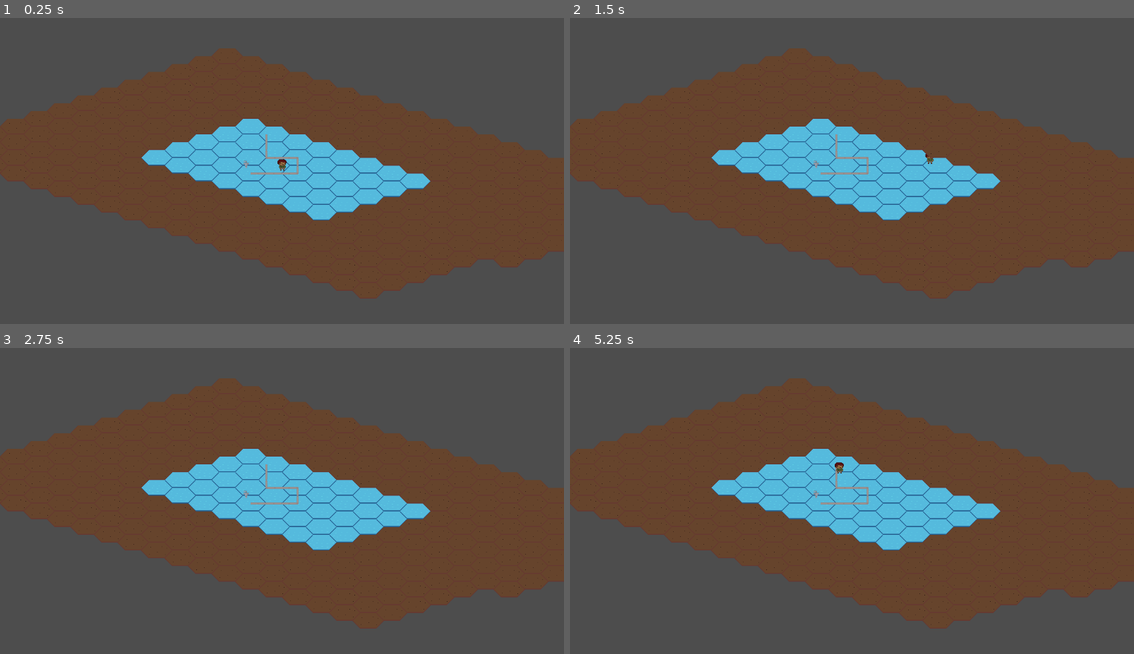
Above: before the commit, frames 1-4 (two rows, left to right).
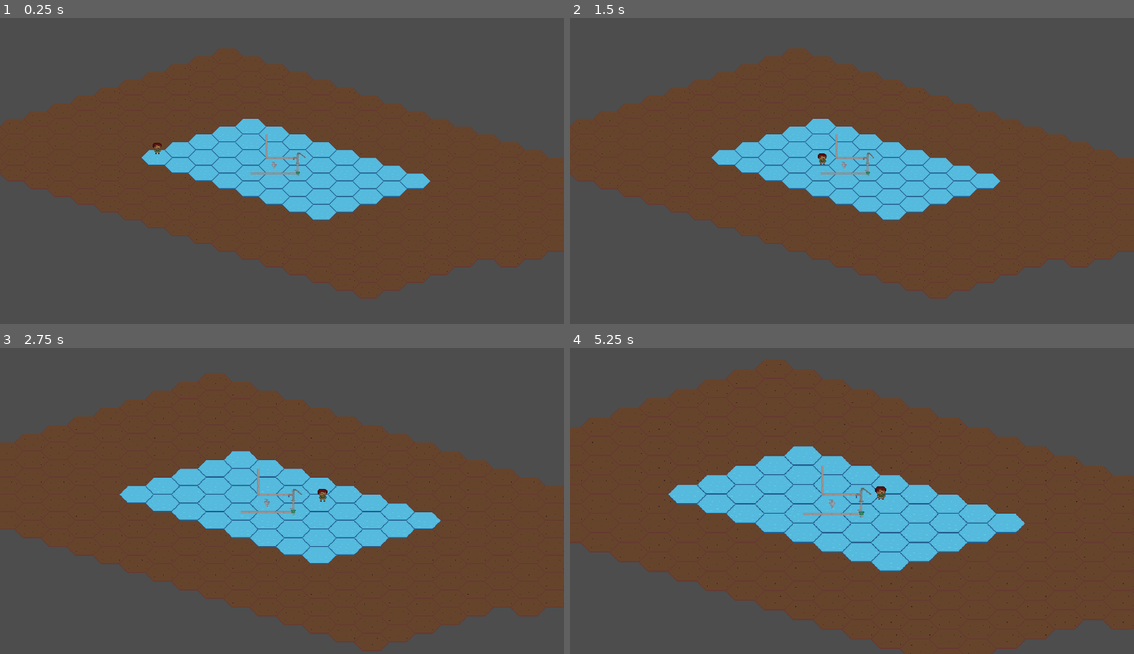
Above: after the commit, the same moments.

Repository: binarydigitz01/worldwarw_final
Game: Godot game, scene res://scenes/game/game_scene.tscn
Same seed, same stepped clock (60 frames per second), same inputs: the game is played once before the commit and once after it. The project has no main scene, so this scene is started directly.
Inputs (mouse positions are in pixels of both pictures, inside the frame that each line leads up to):
- Up to frame 1 (0.25 s): no input
- Up to frame 2 (1.5 s): move the mouse to (976, 149) at 0.52 s; hold . (multi_swipe_down_right, bound only after the commit) 0.53-1.25 s; hold Middle mouse button (multi_touch, bound only after the comm… 0.53-1.25 s; click (976, 149) at 0.67 s; tap Enter at 1.25 s; drag from (739, 180) to (823, 229) at 1.27 s
- Up to frame 3 (2.75 s): move the mouse to (338, 427) at 2.02 s; hold . (multi_swipe_down_right, bound only after the commit) from 2.03 s (still down); hold Mouse wheel up (pinch_outward, bound only after the commit) from 2.03 s (still down)
- Up to frame 4 (5.25 s): release . (multi_swipe_down_right, bound only after the commit) at 2.75 s; release Mouse wheel up (pinch_outward, bound only after the commit) at 2.75 s; drag from (823, 559) to (682, 448) at 2.77 s; tap Space at 3.5 s; move the mouse to (1021, 543) at 3.52 s; hold M (multi_swipe_down_left, bound only after the commit) 3.53-4.25 s; hold Middle mouse button (multi_touch, bound only after the comm… 3.53-4.25 s; drag from (682, 448) to (767, 415) at 4.27 s; move the mouse to (880, 494) at 5.02 s; hold , (multi_swipe_down, bound only after the commit) from 5.03 s (still down); hold Mouse wheel up (pinch_outward, bound only after the commit) from 5.03 s (still down); click (880, 494) at 5.17 s

The runs differ from the first frame. In frame 1, 0.1% of the frame differs, in the area x 27-55%, y 40-52%; in frame 2, 0.1%; in frame 3, 14%; in frame 4, 25%, in the area x 0-100%, y 3-100%.
Error before the commit: Parse Error: Identifier "Global" not declared in the current scope. (res://scenes/map/PipeLayer.gd:4)

Commit message:
Tilemap animations

Diff:
--- a/project.godot
+++ b/project.godot
@@ -14,6 +14,11 @@
 config/features=PackedStringArray("4.3", "GL Compatibility")
 config/icon="res://icon.svg"
 
+[autoload]
+
+InputManager="*res://plugins/GDTIM/InputManager.gd"
+Global="*res://scenes/Global.gd"
+
 [rendering]
 
 textures/canvas_textures/default_texture_filter=0
--- a/scenes/character/civilian.gd
+++ b/scenes/character/civilian.gd
@@ -8,5 +8,7 @@
 func _physics_process(delta: float) -> void:
 	agent.target_position = get_global_mouse_position()
 	var dir = to_local(agent.get_next_path_position()).normalized()
-	velocity = dir*SPEED
+	var new_velocity = dir*SPEED
+	agent.set_velocity_forced(new_velocity)
+	velocity = new_velocity
 	move_and_slide()
--- a/scenes/character/civilian.tscn
+++ b/scenes/character/civilian.tscn
@@ -4,7 +4,7 @@
 [ext_resource type="Texture2D" uid="uid://dely6j1c11g7m" path="res://assets/character/civilian_sprite.png" id="2_otpy2"]
 
 [sub_resource type="RectangleShape2D" id="RectangleShape2D_3dr61"]
-size = Vector2(32, 74)
+size = Vector2(32, 19)
 
 [sub_resource type="AtlasTexture" id="AtlasTexture_c1xnl"]
 atlas = ExtResource("2_otpy2")
@@ -44,6 +44,7 @@
 script = ExtResource("1_ydps8")
 
 [node name="CollisionShape2D" type="CollisionShape2D" parent="."]
+position = Vector2(0, 0.5)
 shape = SubResource("RectangleShape2D_3dr61")
 
 [node name="AnimatedSprite2D" type="AnimatedSprite2D" parent="."]
--- a/scenes/equipment/water_drill.gd
+++ b/scenes/equipment/water_drill.gd
@@ -15,4 +15,3 @@
 
 func _on_timer_timeout() -> void:
 	var water = Water.new(RATE, map_coords)
-	print("water created: ", water.travelled)
--- a/scenes/game/game_scene.tscn
+++ b/scenes/game/game_scene.tscn
@@ -3,7 +3,7 @@
 [ext_resource type="PackedScene" uid="uid://d3yk6jk7yc8qy" path="res://plugins/gesture_camera/GCC2D.tscn" id="1_5l45t"]
 [ext_resource type="PackedScene" uid="uid://g8bfiaqjj4u2" path="res://scenes/map/ProcederalMap.tscn" id="1_ibhwn"]
 [ext_resource type="PackedScene" uid="uid://bx8afk3vnki0n" path="res://scenes/map/PipeLayer.tscn" id="2_qktpy"]
-[ext_resource type="PackedScene" uid="uid://dqr4qnokonuh7" path="res://scenes/equipment/WaterDrill.tscn" id="4_7s6c4"]
+[ext_resource type="PackedScene" uid="uid://pggmy2xqcf5i" path="res://scenes/map/BuildingLayer.tscn" id="3_31ed8"]
 [ext_resource type="PackedScene" uid="uid://w5mjfqkbcxt8" path="res://scenes/character/civilian.tscn" id="5_c41sx"]
 
 [node name="GameScene" type="Node2D"]
@@ -12,9 +12,10 @@
 
 [node name="PipeLayer" parent="." instance=ExtResource("2_qktpy")]
 
+[node name="BuildingLayer" parent="." instance=ExtResource("3_31ed8")]
+
 [node name="GCC2D" parent="." instance=ExtResource("1_5l45t")]
 
-[node name="WaterDrill" parent="." instance=ExtResource("4_7s6c4")]
-position = Vector2(-73, 14)
-
 [node name="Civilian" parent="." instance=ExtResource("5_c41sx")]
+z_index = 2
+position = Vector2(-325, -41)
--- a/scenes/map/BuildingLayer.tscn
+++ b/scenes/map/BuildingLayer.tscn
@@ -1,17 +1,64 @@
-[gd_scene load_steps=4 format=3 uid="uid://pggmy2xqcf5i"]
+[gd_scene load_steps=9 format=3 uid="uid://pggmy2xqcf5i"]
 
-[ext_resource type="Texture2D" uid="uid://b8ves7h5cir0x" path="res://assets/equipment/waterdrill_sprite.png" id="1_adi78"]
+[ext_resource type="Texture2D" uid="uid://csyqkne5afvuy" path="res://assets/equipment/waterdrill_sprite.png" id="1_adi78"]
+[ext_resource type="Texture2D" uid="uid://cupypbgak0wg1" path="res://assets/equipment/waterpump_sprite.png" id="2_2085o"]
+[ext_resource type="Texture2D" uid="uid://ff5ivocpry3v" path="res://assets/equipment/icedrill_sprite.png" id="3_7ox3q"]
+[ext_resource type="Script" path="res://scenes/map/building_layer.gd" id="4_x70nq"]
 
 [sub_resource type="TileSetAtlasSource" id="TileSetAtlasSource_vbgjg"]
 texture = ExtResource("1_adi78")
 texture_region_size = Vector2i(64, 32)
+0:0/animation_columns = 2
+0:0/animation_frame_0/duration = 0.2
+0:0/animation_frame_1/duration = 0.2
+0:0/0 = 0
+0:0/0/physics_layer_0/polygon_0/points = PackedVector2Array(-8.875, -11.125, -8.875, 9.125, 7.375, 9.375, 7.375, -11.125)
+
+[sub_resource type="TileSetAtlasSource" id="TileSetAtlasSource_v0ul5"]
+texture = ExtResource("2_2085o")
+texture_region_size = Vector2i(64, 64)
+0:0/animation_columns = 12
+0:0/animation_frame_0/duration = 0.2
+0:0/animation_frame_1/duration = 0.2
+0:0/animation_frame_2/duration = 0.2
+0:0/animation_frame_3/duration = 0.2
+0:0/animation_frame_4/duration = 0.2
+0:0/animation_frame_5/duration = 0.2
+0:0/animation_frame_6/duration = 0.2
+0:0/animation_frame_7/duration = 0.2
+0:0/animation_frame_8/duration = 0.2
+0:0/animation_frame_9/duration = 0.2
+0:0/animation_frame_10/duration = 0.2
+0:0/animation_frame_11/duration = 0.2
+0:0/0 = 0
+0:0/0/physics_layer_0/polygon_0/points = PackedVector2Array(-16, -16, -16, 16, 16, 16, 16, -16)
+
+[sub_resource type="TileSetAtlasSource" id="TileSetAtlasSource_n5el0"]
+texture = ExtResource("3_7ox3q")
+texture_region_size = Vector2i(64, 32)
+0:0/animation_columns = 2
+0:0/animation_frame_0/duration = 0.2
+0:0/animation_frame_1/duration = 0.2
+0:0/0 = 0
+0:0/0/physics_layer_0/polygon_0/points = PackedVector2Array(-12.5, -12.5, -11.25, 9.5, 9, 8.75, 6.25, -14)
 
 [sub_resource type="TileSet" id="TileSet_vy1fe"]
 tile_shape = 3
 tile_layout = 5
 tile_offset_axis = 1
 tile_size = Vector2i(64, 32)
+physics_layer_0/collision_layer = 1
 sources/0 = SubResource("TileSetAtlasSource_vbgjg")
+sources/2 = SubResource("TileSetAtlasSource_v0ul5")
+sources/3 = SubResource("TileSetAtlasSource_n5el0")
 
 [node name="BuildingLayer" type="TileMapLayer"]
+tile_map_data = PackedByteArray(0, 0, 255, 255, 0, 0, 0, 0, 0, 0, 0, 0, 0, 0, 255, 255, 255, 255, 2, 0, 0, 0, 0, 0, 0, 0, 0, 0, 0, 0, 3, 0, 0, 0, 0, 0, 0, 0)
 tile_set = SubResource("TileSet_vy1fe")
+script = ExtResource("4_x70nq")
+
+[node name="drill_timer" type="Timer" parent="."]
+wait_time = 0.2
+autostart = true
+
+[connection signal="timeout" from="drill_timer" to="." method="_on_drill_timer_timeout"]
--- /dev/null
+++ b/scenes/map/building_layer.gd
@@ -0,0 +1,8 @@
+extends TileMapLayer
+
+@export var RATE = 10
+
+func _on_drill_timer_timeout() -> void:
+	var water_tiles = get_used_cells_by_id(0)
+	for t in water_tiles:
+		var water = Water.new(RATE, t)
Not shown: 1 places in scenes/equipment/WaterDrill.tscn that only renumber resources
